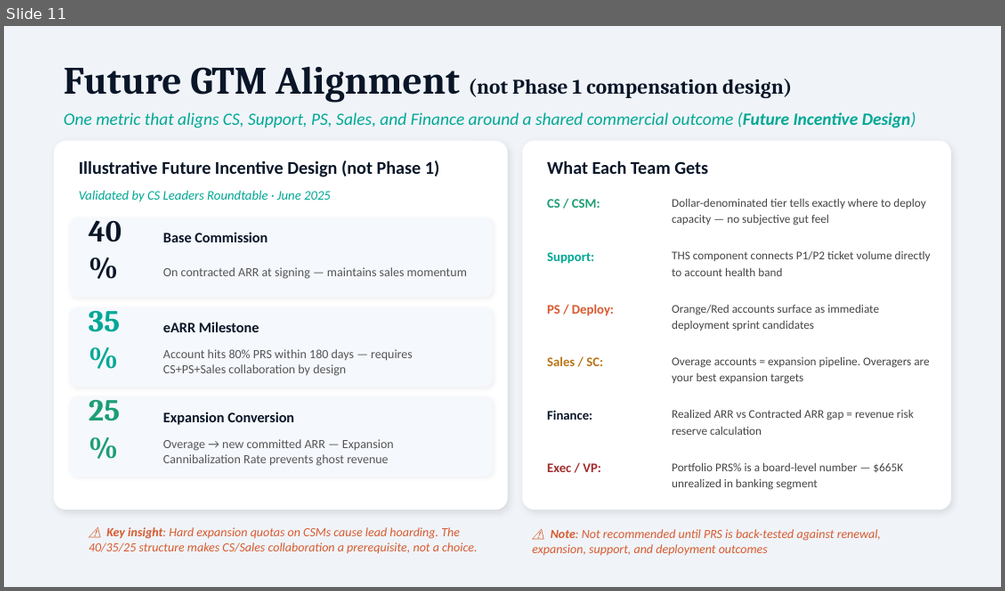
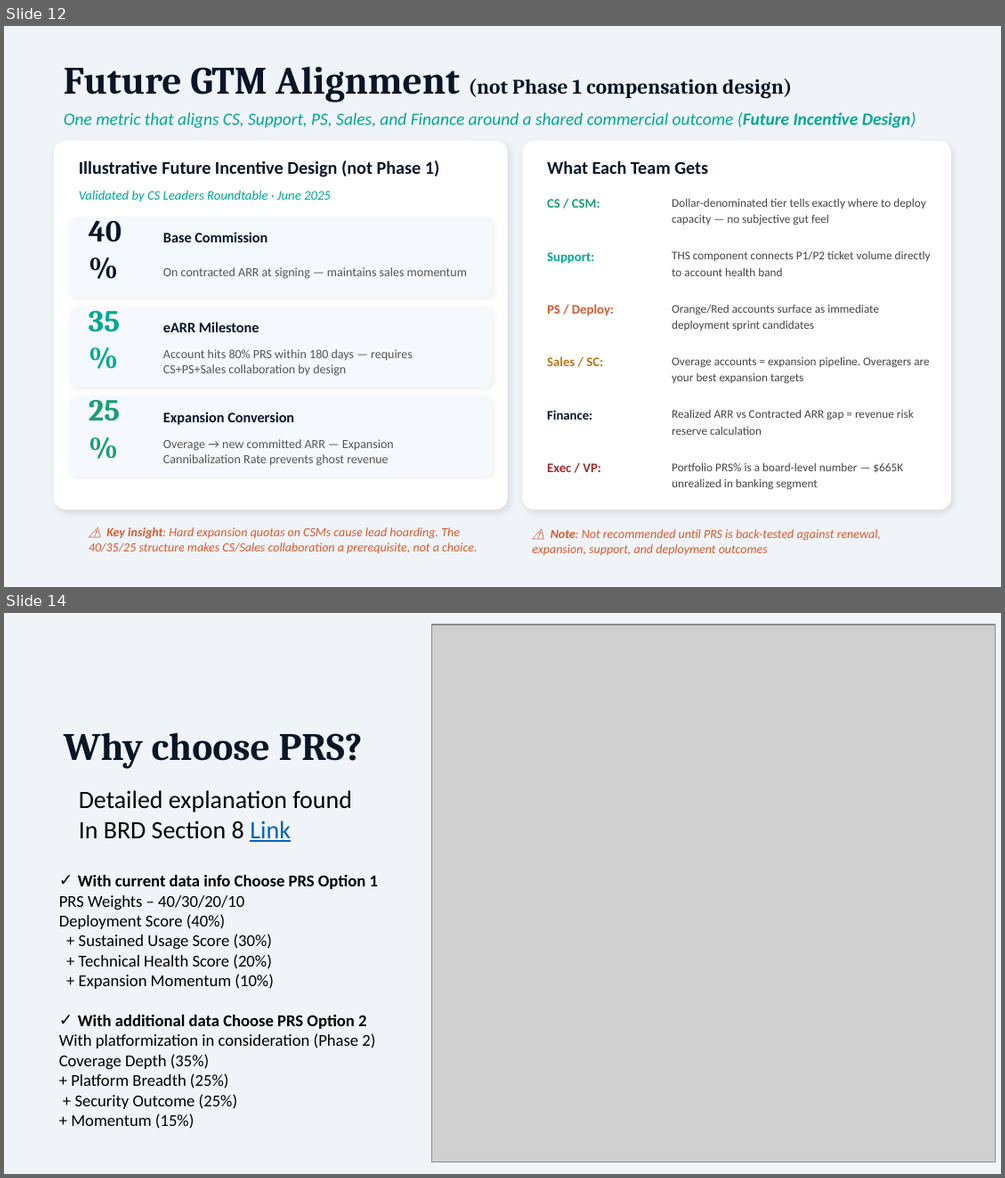
Before and after one commit to DharmeshBhagat/panw-gcs-northstar, a slide deck: presentation/PANW_GCS_RealizedARR_FinalDeck.pptx. Shown one above the other, each under a label of ours: slide 11 before the commit, slides 12 and 14 after it; the slides between them are not shown. The pictures are 1005x591 and 1005x1178 pixels, drawn with LibreOffice and Linux fonts; fonts in the diff are those of the drawing; grey boxes stand for pictures. Boxes give left, top, right and bottom in pixels: in the first picture for what was removed or moved away, otherwise in the second. Text is boxed around its words. In the diff, an @@ line names an element or a change of style, - is before the commit and + after.

```diff
--- a/presentation/PANW_GCS_RealizedARR_FinalDeck.pptx
+++ b/presentation/PANW_GCS_RealizedARR_FinalDeck.pptx
@@ slide 14 added at box(4, 613, 1001, 1174), background #F0F4F8 @@
@@ picture added at box(431, 625, 995, 1162) @@
@@ text added at box(64, 732, 363, 769), 28 pt, text #0A1628, bold @@
+Why choose PRS?
@@ text added at box(79, 790, 352, 842), 18 pt, text #000000 @@
+Detailed explanation found
+In BRD Section 8 Link
@@ text added at box(59, 875, 378, 1128), 12 pt, text #000000 @@
+✓ With current data info Choose PRS Option 1
+PRS Weights – 40/30/20/10
+Deployment Score (40%)
++ Sustained Usage Score (30%)
++ Technical Health Score (20%)
++ Expansion Momentum (10%)
+✓ With additional data Choose PRS Option 2
+With platformization in consideration (Phase 2)
+Coverage Depth (35%)
++ Platform Breadth (25%)
++ Security Outcome (25%)
++ Momentum (15%)
@@ what was slide 11 is now slide 12 @@
```
Also in this commit, not shown: 6 slides changed, 3 other slides added.
